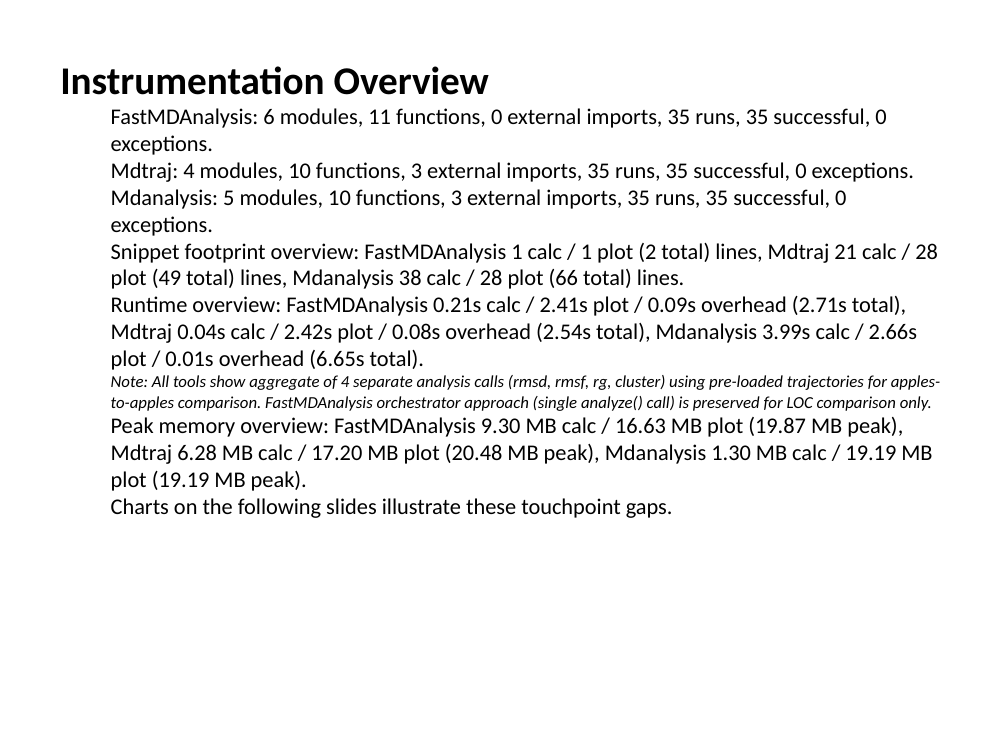
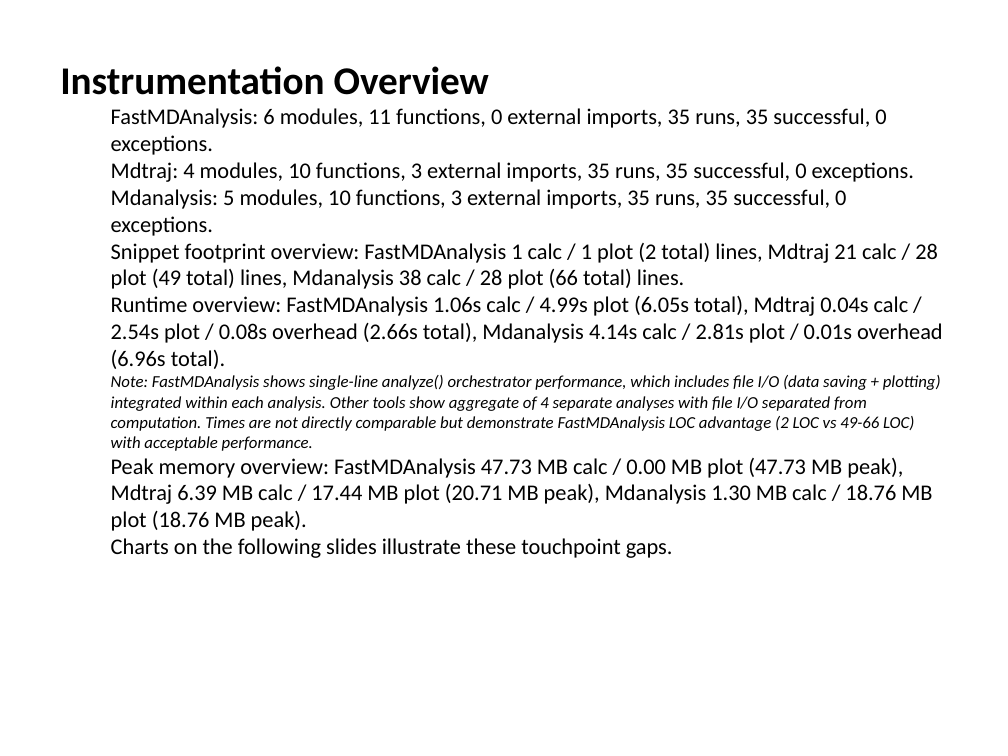
Before and after one commit to Paradoxicaly/FastMDAnalysis, a slide deck: slide 13 of slides/FastMDAnalysis_benchmarks_trpcage_500.pptx. Drawn at 1008x756 pixels with LibreOffice and Linux fonts; fonts in the diff are those of the drawing. Boxes give left, top, right and bottom in pixels: in the first picture for what was removed or moved away, otherwise in the second. Text is boxed around its words. In the diff, an @@ line names an element or a change of style, - is before the commit and + after.

```diff
--- a/slides/FastMDAnalysis_benchmarks_trpcage_500.pptx
+++ b/slides/FastMDAnalysis_benchmarks_trpcage_500.pptx
@@ text at [111,296,943,531]: text changed @@
-  Runtime overview: FastMDAnalysis 0.21s calc / 2.41s plot / 0.09s overhead (2.71s total), Mdtraj 0.04s calc / 2.42s plot / 0.08s overhead (2.54s total), Mdanalysis 3.99s calc / 2.66s plot / 0.01s overhead (6.65s total).
-  Note: All tools show aggregate of 4 separate analysis calls (rmsd, rmsf, rg, cluster) using pre-loaded trajectories for apples-to-apples comparison. FastMDAnalysis orchestrator approach (single analyze() call) is preserved for LOC comparison only.
-  Peak memory overview: FastMDAnalysis 9.30 MB calc / 16.63 MB plot (19.87 MB peak), Mdtraj 6.28 MB calc / 17.20 MB plot (20.48 MB peak), Mdanalysis 1.30 MB calc / 19.19 MB plot (19.19 MB peak).
+  Runtime overview: FastMDAnalysis 1.06s calc / 4.99s plot (6.05s total), Mdtraj 0.04s calc / 2.54s plot / 0.08s overhead (2.66s total), Mdanalysis 4.14s calc / 2.81s plot / 0.01s overhead (6.96s total).
+  Note: FastMDAnalysis shows single-line analyze() orchestrator performance, which includes file I/O (data saving + plotting) integrated within each analysis. Other tools show aggregate of 4 separate analyses with file I/O separated from computation. Times are not directly comparable but demonstrate FastMDAnalysis LOC advantage (2 LOC vs 49-66 LOC) with acceptable performance.
+  Peak memory overview: FastMDAnalysis 47.73 MB calc / 0.00 MB plot (47.73 MB peak), Mdtraj 6.39 MB calc / 17.44 MB plot (20.71 MB peak), Mdanalysis 1.30 MB calc / 18.76 MB plot (18.76 MB peak).
```
Also in this commit, not shown: 2 other slides changed, 2 other files.
